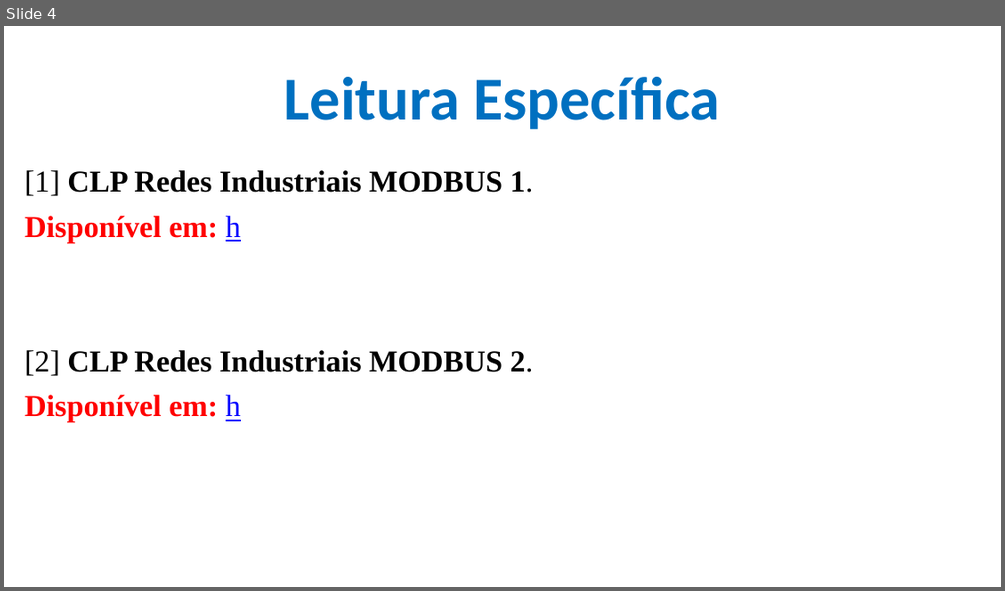
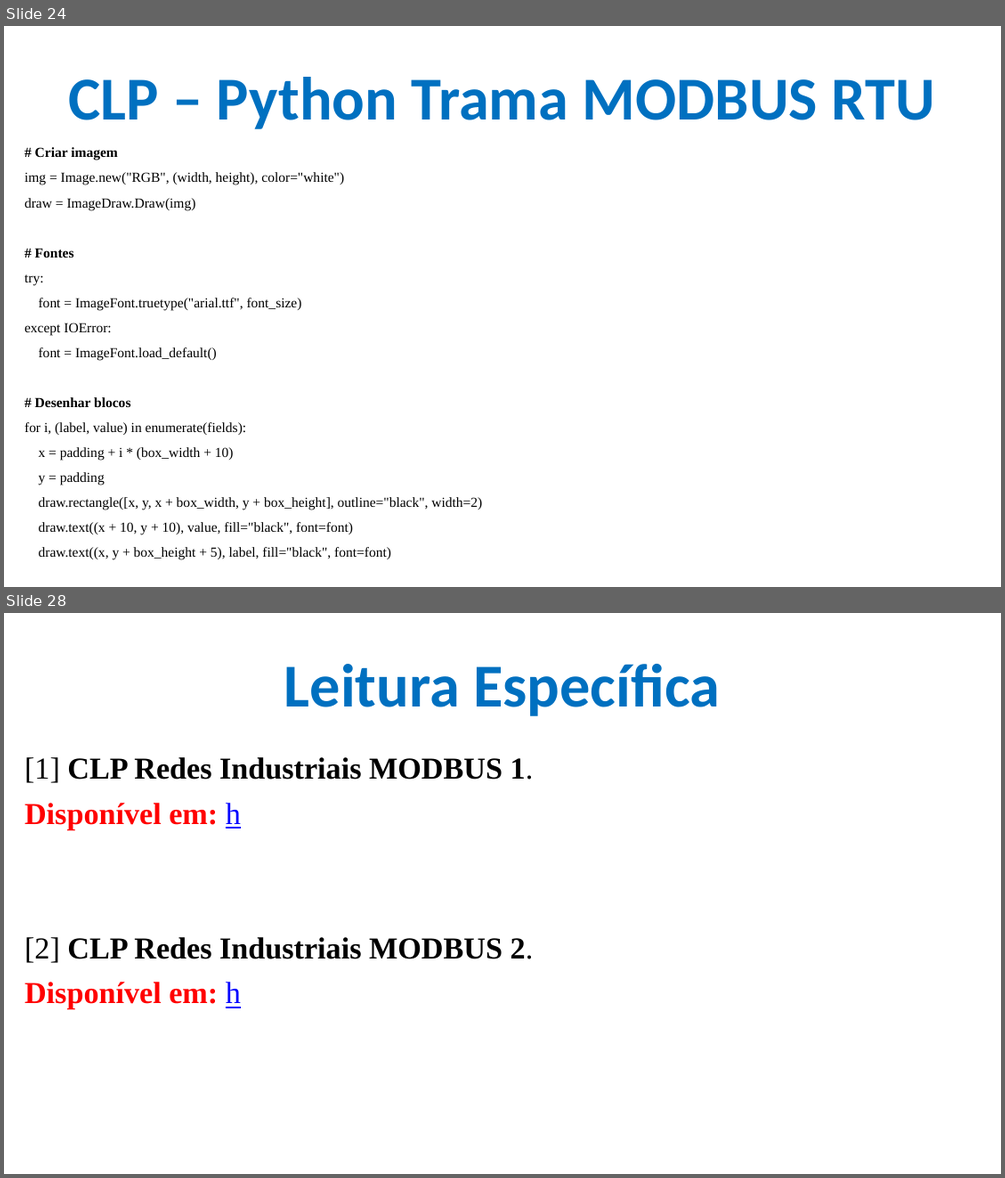
Before and after one commit to CloudEducationBrazil/WydenUniRuyControladoresLogicosProgCLP, a slide deck: 01 Classes/Aula6 - CLP - Redes Industriais MODBUS.pptx. Shown one above the other, each under a label of ours: slide 4 before the commit, slides 24 and 28 after it; the slides between them are not shown. The pictures are 1005x591 and 1005x1178 pixels, drawn with LibreOffice and Linux fonts; fonts in the diff are those of the drawing; background and template pictures are left out. Boxes give left, top, right and bottom in pixels: in the first picture for what was removed or moved away, otherwise in the second. Text is boxed around its words. In the diff, an @@ line names an element or a change of style, - is before the commit and + after.

```diff
--- a/01 Classes/Aula6 - CLP - Redes Industriais MODBUS.pptx
+++ b/01 Classes/Aula6 - CLP - Redes Industriais MODBUS.pptx
@@ slide 24 added at box(4, 26, 1001, 587), background picture (left out) @@
@@ title added at box(68, 77, 935, 129), 44 pt, text #0070C0, bold @@
+CLP – Python Trama MODBUS RTU
@@ text added at box(24, 147, 482, 560), 10 pt, text #000000 @@
+# Criar imagem
+img = Image.new("RGB", (width, height), color="white")
+draw = ImageDraw.Draw(img)
+# Fontes
+try:
+font = ImageFont.truetype("arial.ttf", font_size)
+except IOError:
+font = ImageFont.load_default()
+# Desenhar blocos
+for i, (label, value) in enumerate(fields):
+x = padding + i * (box_width + 10)
+y = padding
+draw.rectangle([x, y, x + box_width, y + box_height], outline="black", width=2)
+draw.text((x + 10, y + 10), value, fill="black", font=font)
+draw.text((x, y + box_height + 5), label, fill="black", font=font)
@@ what was slide 4 is now slide 28 @@
```
Also in this commit, not shown: 2 slides changed, 23 other slides added.
